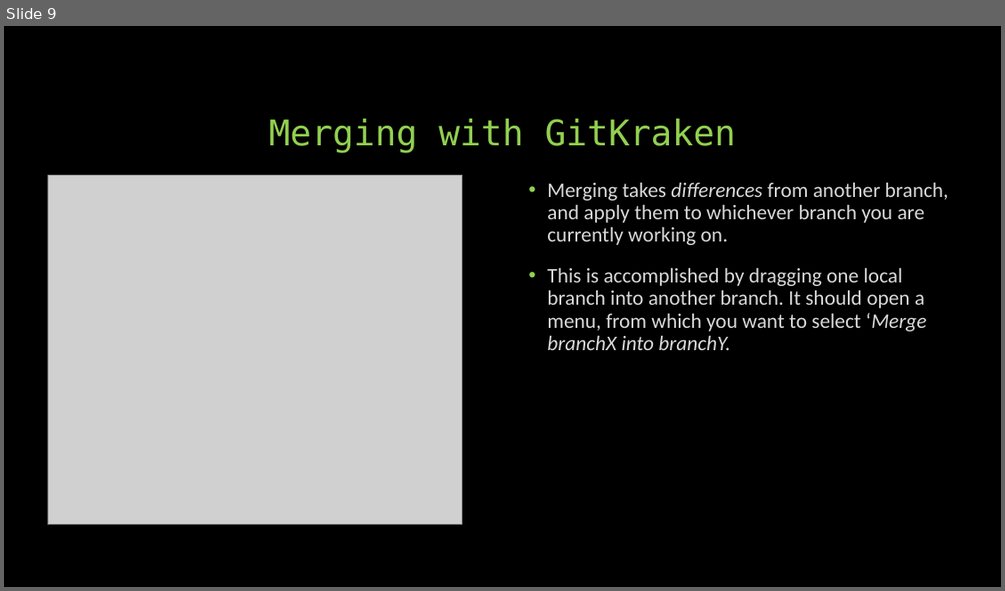
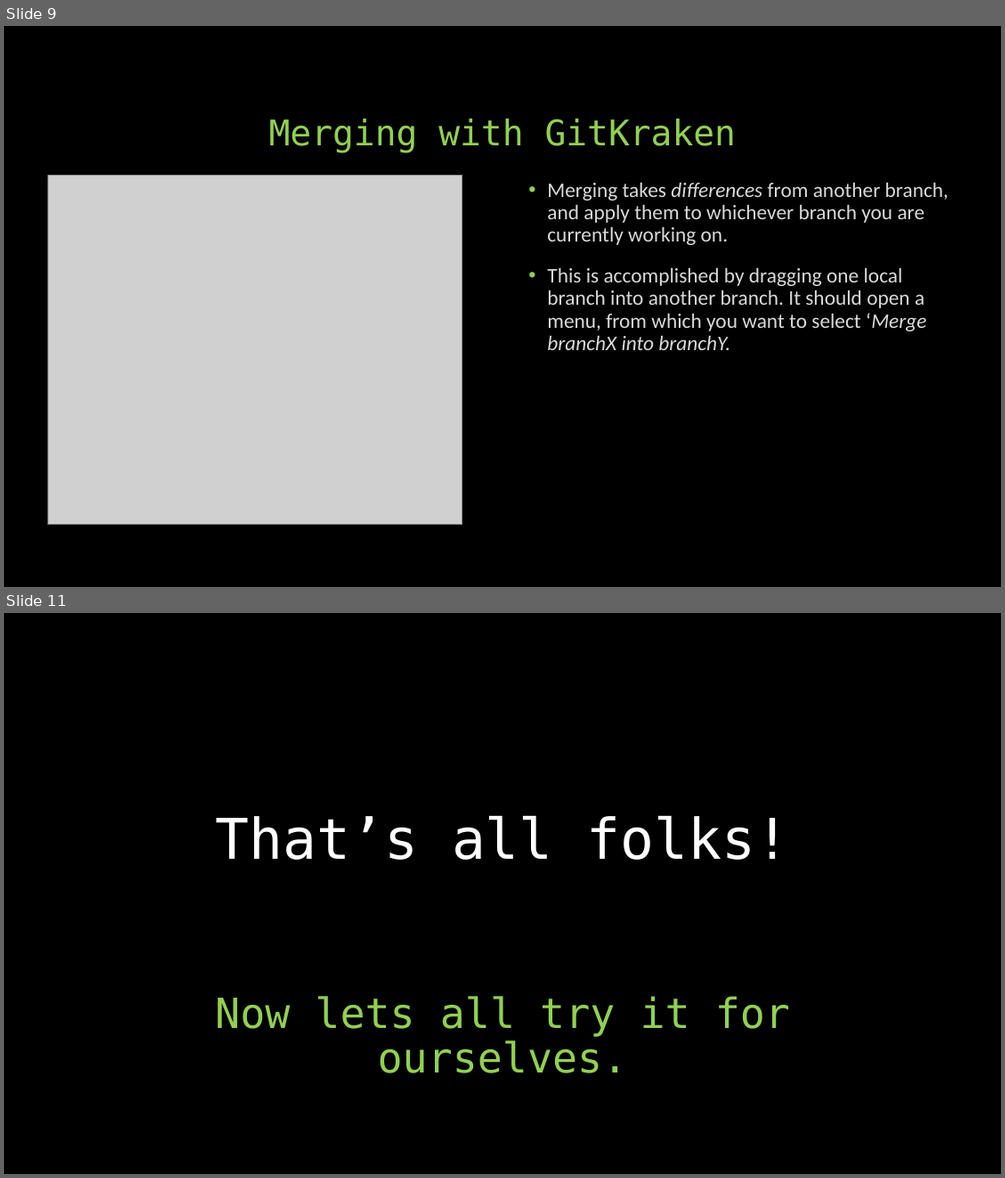
Before and after one commit to KalinBowden/BeDapperDesigns, a slide deck: GIT HUB Branching & Merging.pptx. Shown one above the other, each under a label of ours: slide 9 before the commit, slides 9 and 11 after it; the slides between them are not shown. The pictures are 1005x591 and 1005x1178 pixels, drawn with LibreOffice and Linux fonts; fonts in the diff are those of the drawing; grey boxes stand for pictures. Boxes give left, top, right and bottom in pixels: in the first picture for what was removed or moved away, otherwise in the second. Text is boxed around its words. In the diff, an @@ line names an element or a change of style, - is before the commit and + after.

```diff
--- a/GIT HUB Branching & Merging.pptx
+++ b/GIT HUB Branching & Merging.pptx
@@ slide 11 added at bbox=[4, 613, 1001, 1174], background #000000 @@
@@ title added at bbox=[216, 815, 790, 860], 54 pt, text #FFFFFF @@
+That’s all folks!
@@ text added at bbox=[215, 996, 790, 1073], 40 pt, text #92D050 @@
+Now lets all try it for ourselves.
```
Also in this commit, not shown: 1 other slide added.
